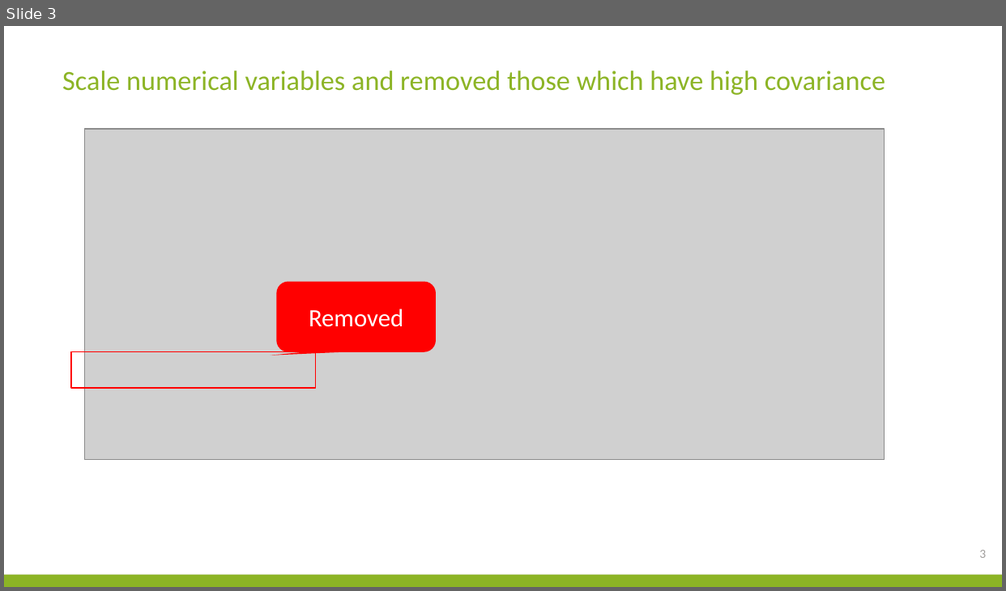
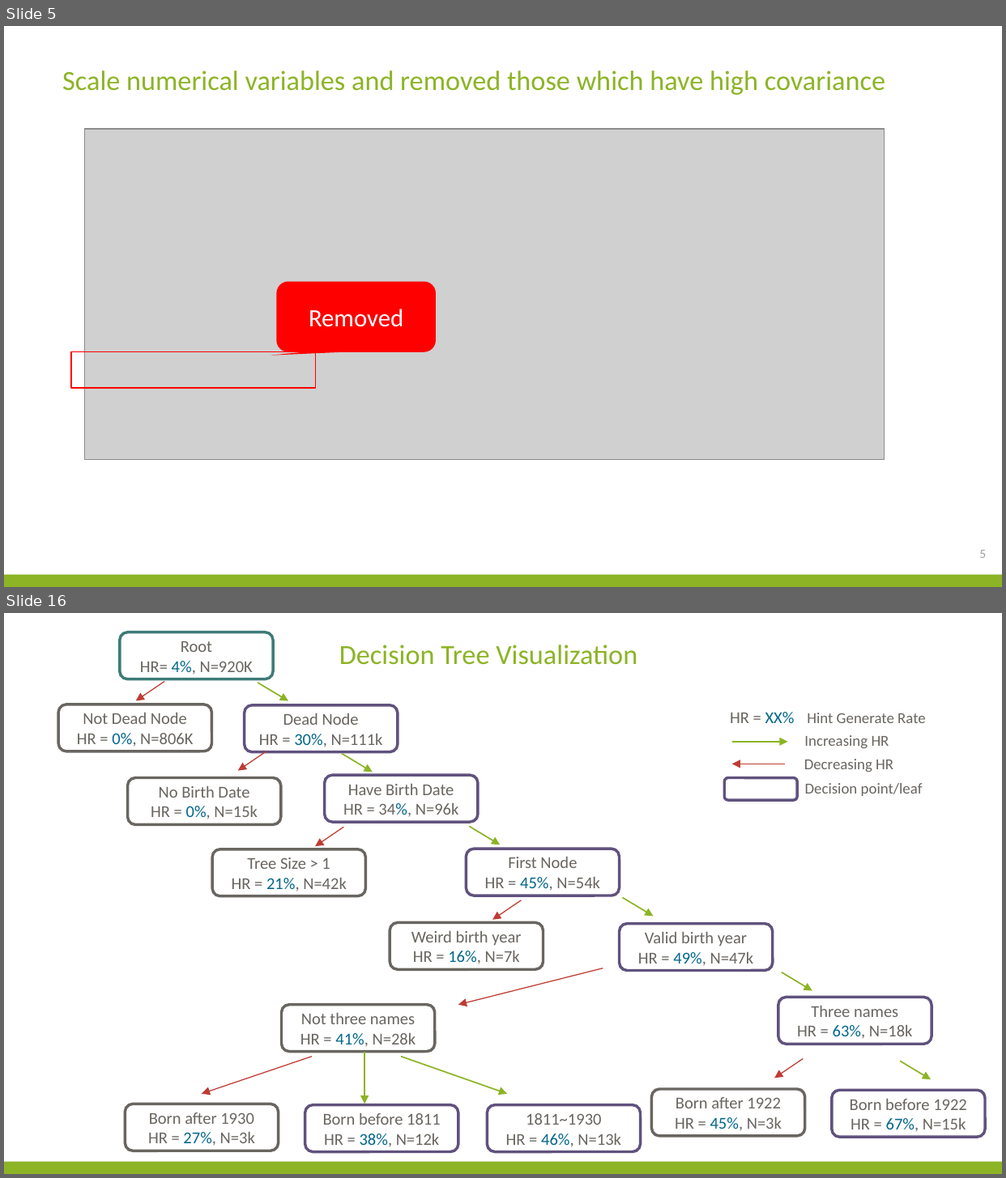
Before and after one commit to Jianqingwangcindy/DAT_SF_14, a slide deck: project/ProjectPresentation.pptx. Shown one above the other, each under a label of ours: slide 3 before the commit, slides 5 and 16 after it; the slides between them are not shown. The pictures are 1006x591 and 1006x1178 pixels, drawn with LibreOffice and Linux fonts; fonts in the diff are those of the drawing; grey boxes stand for pictures; background and template pictures are left out. Boxes give left, top, right and bottom in pixels: in the first picture for what was removed or moved away, otherwise in the second. Text is boxed around its words. In the diff, an @@ line names an element or a change of style, - is before the commit and + after.

```diff
--- a/project/ProjectPresentation.pptx
+++ b/project/ProjectPresentation.pptx
@@ slide 16 added at <box>4,613,1002,1174</box>, background #FFFFFF; not listed: 1 template element that a slide beside it also shows @@
@@ rounded rectangle added at <box>120,632,274,679</box>, fill #FFFFFF, outline #3D7B77 2 pt, 12 pt, text #696560 @@
+Root
+HR= 4%, N=920K
@@ text added at <box>339,645,637,665</box>, 20 pt, text #8CB425 @@
+Decision Tree Visualization
@@ group added at <box>59,682,398,752</box>: 2 arrows, 2 rounded rectangles @@
+Not Dead Node
+HR = 0%, N=806K
+Dead Node
+HR = 30%, N=111k
@@ text added at <box>730,712,795,723</box>, 12 pt, text #696560 @@
+HR = XX%
@@ text added at <box>807,713,926,723</box>, 11 pt, text #696560 @@
+Hint Generate Rate
@@ group added at <box>128,752,478,824</box>: 2 rounded rectangles, 2 arrows @@
+No Birth Date
+HR = 0%, N=15k
+Have Birth Date
+HR = 34%, N=96k
@@ arrow added from (731, 742) to (787, 742), #8CB425 1 pt @@
@@ text added at <box>804,735,889,748</box>, 11 pt, text #696560 @@
+Increasing HR
@@ rounded rectangle added at <box>725,777,797,799</box>, fill #FFFFFF, outline #60527E 2 pt @@
@@ arrow added from (786, 764) to (731, 764), #C03D34 0.75 pt @@
@@ text added at <box>804,759,893,772</box>, 11 pt, text #696560 @@
+Decreasing HR
@@ text added at <box>805,783,923,796</box>, 11 pt, text #696560 @@
+Decision point/leaf
@@ group added at <box>212,827,620,897</box>: 2 rounded rectangles, 2 arrows @@
+Tree Size > 1
+HR = 21%, N=42k
+First Node
+HR = 45%, N=54k
@@ group added at <box>281,897,932,1052</box>: 4 rounded rectangles, 4 arrows @@
+Weird birth year
+HR = 16%, N=7k
+Valid birth year
+HR = 49%, N=47k
+Not three names
+HR = 41%, N=28k
+Three names
+HR = 63%, N=18k
@@ group added at <box>125,1052,641,1152</box>: 3 rounded rectangles, 3 arrows @@
+Born after 1930
+HR = 27%, N=3k
+Born before 1811
+HR = 38%, N=12k
+1811~1930
+HR = 46%, N=13k
@@ group added at <box>652,1059,985,1137</box>: 2 rounded rectangles, 2 arrows @@
+Born after 1922
+HR = 45%, N=3k
+Born before 1922
+HR = 67%, N=15k
@@ what was slide 3 is now slide 5 @@
@@ page number at <box>979,550,986,558</box>: text changed @@
-3
+5
```
Also in this commit, not shown: 3 slides changed, 13 other slides added, 2 slides removed, 9 other files.
